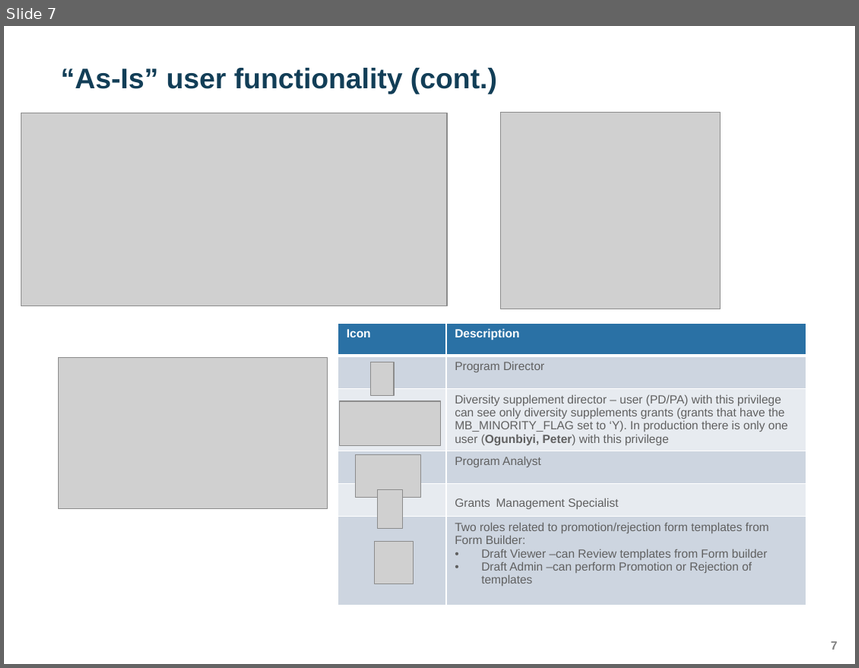
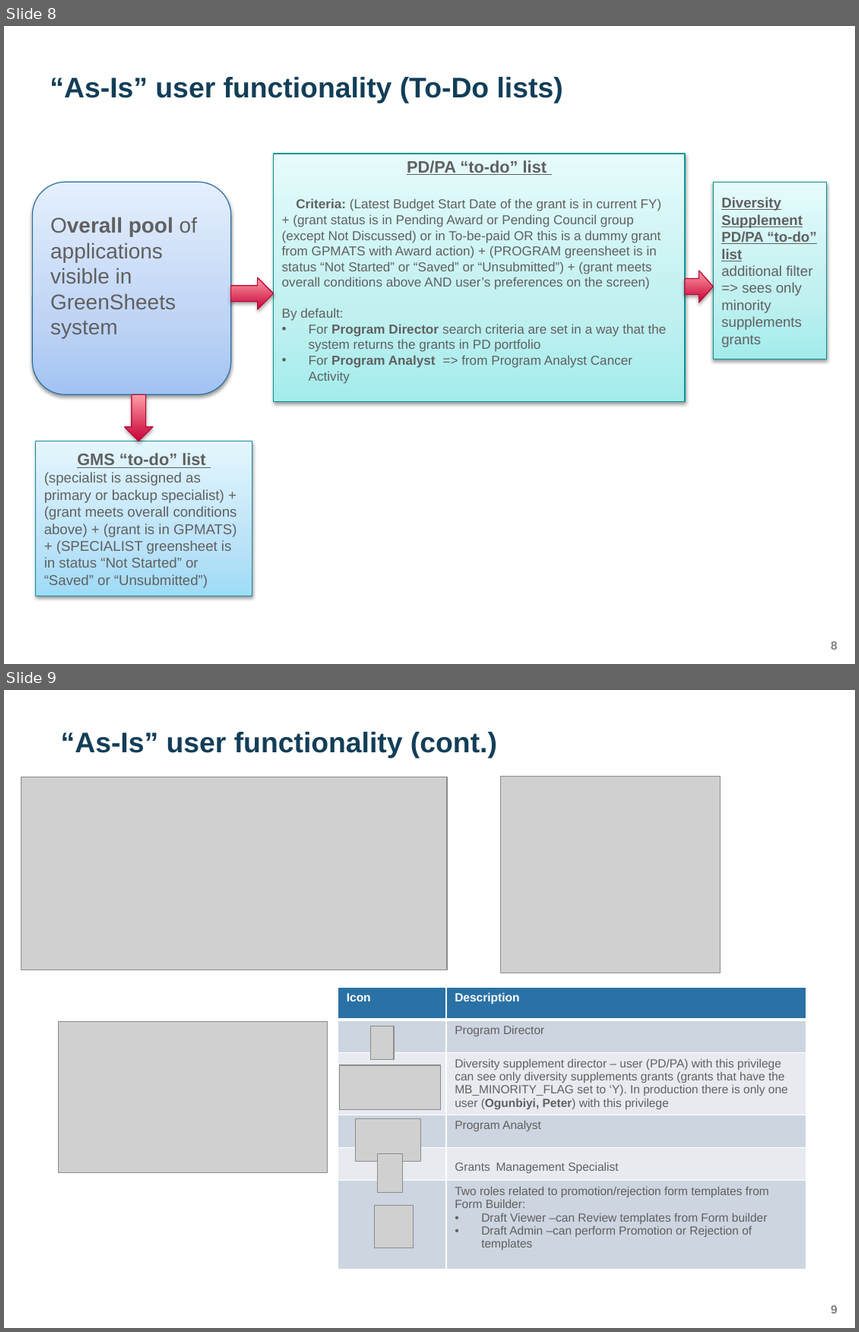
Before and after one commit to yaoh4/greensheets_classic, a slide deck: Requirements/Presentations/GreenSheets OGA presentation.pptx. Shown one above the other, each under a label of ours: slide 7 before the commit, slides 8 and 9 after it. The pictures are 859x668 and 859x1332 pixels, drawn with LibreOffice and Linux fonts; fonts in the diff are those of the drawing; grey boxes stand for pictures; background and template pictures are left out. Boxes give left, top, right and bottom in pixels: in the first picture for what was removed or moved away, otherwise in the second. Text is boxed around its words. In the diff, an @@ line names an element or a change of style, - is before the commit and + after.

```diff
--- a/Requirements/Presentations/GreenSheets OGA presentation.pptx
+++ b/Requirements/Presentations/GreenSheets OGA presentation.pptx
@@ slide 8 added at [4,26,855,664], background #FFFFFF; not listed: 1 template element that a slide beside it also shows @@
@@ title added at [50,77,563,104], 24 pt, text #123E57, bold @@
+“As-Is” user functionality (To-Do lists)
@@ rectangle added at [274,154,685,402], fill gradient #A5EBEB to #C1F0F0 to #E7FAFA, outline #009696 0.75 pt, 11 pt, text #606060 @@
+PD/PA “to-do” list
+Criteria: (Latest Budget Start Date of the grant is in current FY)
++ (grant status is in Pending Award or Pending Council group (except Not Discussed) or in To-be-paid OR this is a dummy grant from GPMATS with Award action) + (PROGRAM greensheet is in status “Not Started” or “Saved” or “Unsubmitted”) + (grant meets overall conditions above AND user’s preferences on the screen)
+By default:
+• For Program Director search criteria are set in a way that the system returns the grants in PD portfolio
+• For Program Analyst => from Program Analyst Cancer Activity
@@ rounded rectangle added at [32,182,230,395], fill gradient #A4C4F2 to #C0D5F5 to #E6EFFC, outline #266FA4 0.75 pt, 18 pt, text #606060 @@
+Overall pool of applications visible in GreenSheets system
@@ rectangle added at [713,182,826,359], fill gradient #A5EBEB to #C1F0F0 to #E7FAFA, outline #009696 0.75 pt, 12 pt, text #606060 @@
+Diversity Supplement PD/PA “to-do” list
+additional filter => sees only minority supplements grants
@@ right arrow added at [685,271,713,303], fill gradient #C90037 to #FF9EA6, outline #BB093A 0.75 pt @@
@@ right arrow added at [231,278,274,310], fill gradient #C90037 to #FF9EA6, outline #BB093A 0.75 pt @@
@@ down arrow added at [125,395,153,442], fill gradient #C90037 to #FF9EA6, outline #BB093A 0.75 pt @@
@@ rectangle added at [35,442,252,596], fill gradient #A0DAF6 to #BEE4F7 to #E5F5FD, outline #138CA9 0.75 pt, 12 pt, text #606060 @@
+GMS “to-do” list
+(specialist is assigned as primary or backup specialist) + (grant meets overall conditions above) + (grant is in GPMATS) + (SPECIALIST greensheet is in status “Not Started” or “Saved” or “Unsubmitted”)
@@ what was slide 7 is now slide 9 @@
@@ page number at [831,1306,838,1314]: text changed @@
-7
+9
```
Also in this commit, not shown: 3 other slides added, 1 slide removed.
